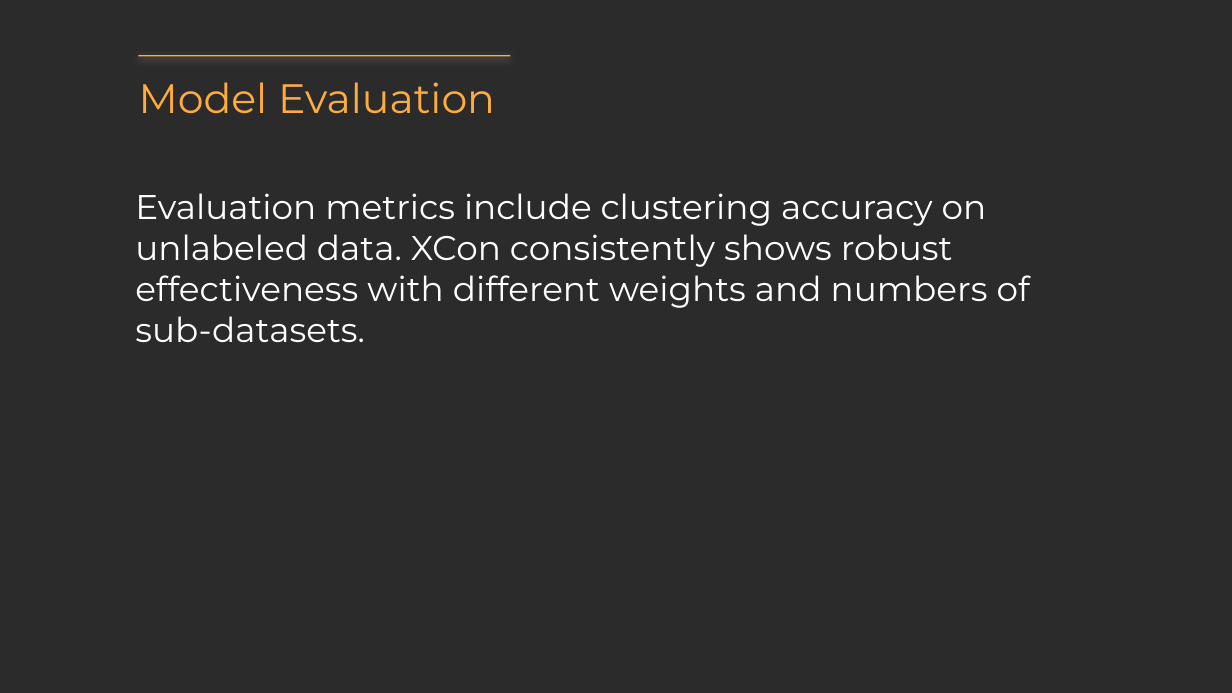
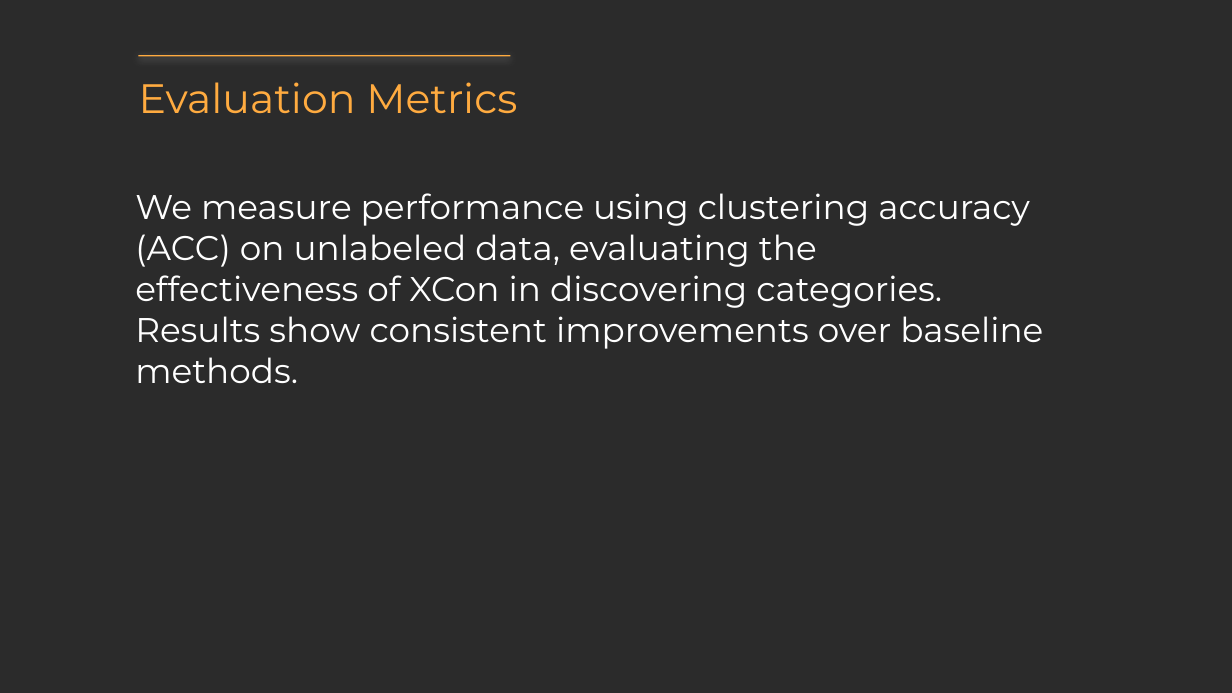
Before and after one commit to StephanieMussi/GRASPER, a slide deck: slide 7 of presentation.pptx (slide 8 before the commit). Drawn at 1232x693 pixels with LibreOffice and Linux fonts; fonts in the diff are those of the drawing; background and template pictures are left out; a plain dark background stands for a picture behind light text. Boxes give left, top, right and bottom in pixels: in the first picture for what was removed or moved away, otherwise in the second. Text is boxed around its words. In the diff, an @@ line names an element or a change of style, - is before the commit and + after.

```diff
--- a/presentation.pptx
+++ b/presentation.pptx
@@ text at box(139, 82, 517, 113): text changed @@
-Model Evaluation
+Evaluation Metrics
@@ text at box(135, 193, 1043, 383): text changed @@
-Evaluation metrics include clustering accuracy on unlabeled data. XCon consistently shows robust effectiveness with different weights and numbers of sub-datasets.
+We measure performance using clustering accuracy (ACC) on unlabeled data, evaluating the effectiveness of XCon in discovering categories. Results show consistent improvements over baseline methods.
```
Also in this commit, not shown: 7 other slides changed, 1 slide added, 1 slide removed, 3 other files.
